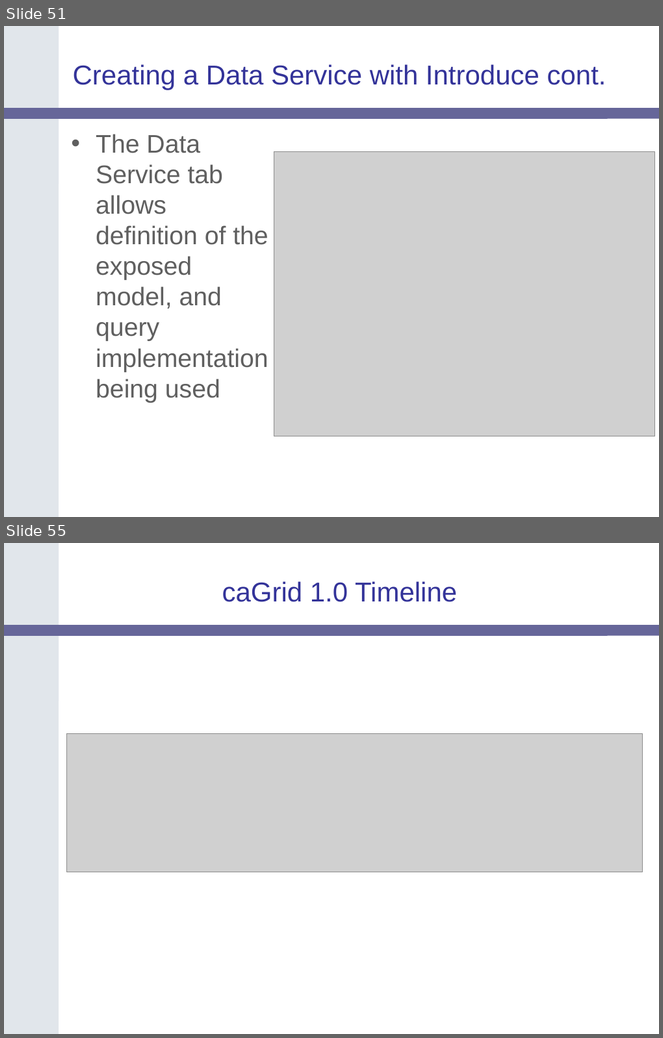
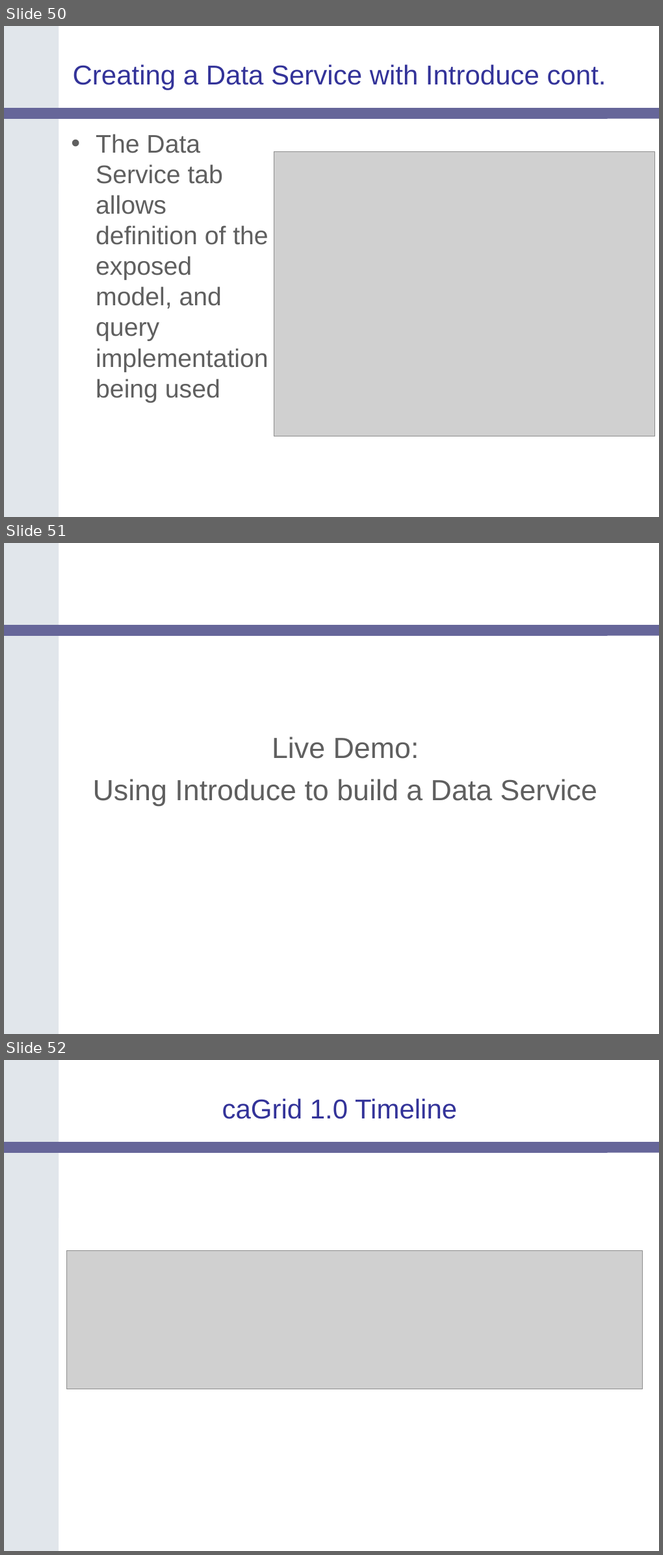
Before and after one commit to NCIP/cagrid-portal, a slide deck: cagrid-1-0/Documentation/docs/DataService/Slides/caGrid-1.0-Data-Services-20060605.ppt. Shown one above the other, each under a label of ours: slides 51 and 55 before the commit, slides 50, 51 and 52 after it; the slides between them are not shown. The pictures are 663x1038 and 663x1555 pixels, drawn with LibreOffice and Linux fonts; fonts in the diff are those of the drawing; grey boxes stand for pictures; background and template pictures are left out. Boxes give left, top, right and bottom in pixels: in the first picture for what was removed or moved away, otherwise in the second. Text is boxed around its words. In the diff, an @@ line names an element or a change of style, - is before the commit and + after.

```diff
--- a/cagrid-1-0/Documentation/docs/DataService/Slides/caGrid-1.0-Data-Services-20060605.ppt
+++ b/cagrid-1-0/Documentation/docs/DataService/Slides/caGrid-1.0-Data-Services-20060605.ppt
@@ slide 51 added at [4, 543, 659, 1034], background #FFFFFF; not listed: 2 template elements that a slide beside it also shows @@
@@ text added at [93, 737, 597, 806], 32 pt, text #5F5F5F @@
+Live Demo:
+Using Introduce to build a Data Service
@@ what was slide 51 is now slide 50 @@
@@ what was slide 55 is now slide 52 @@
```
Also in this commit, not shown: 1 slide changed, 4 slides removed.
